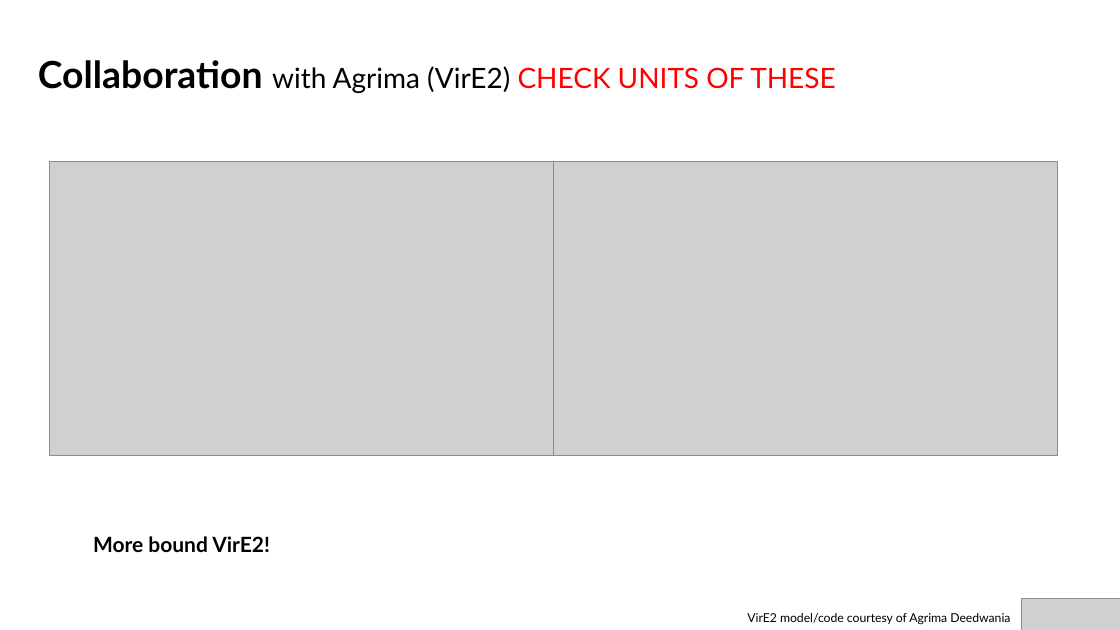
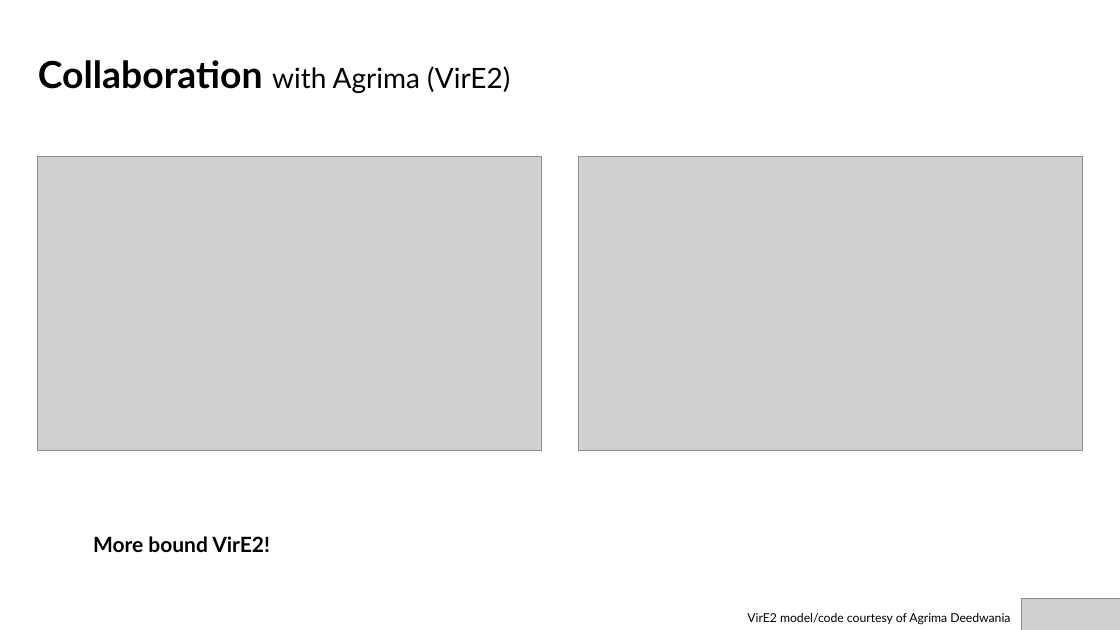
Before and after one commit to AnkitaRoychoudhury/ug_murray, a slide deck: slide 11 of miscellaneous/presentations/20200715_syncell_mtg.pptx (slide 13 before the commit). Drawn at 1120x630 pixels with LibreOffice and Linux fonts; fonts in the diff are those of the drawing; grey boxes stand for pictures. Boxes give left, top, right and bottom in pixels: in the first picture for what was removed or moved away, otherwise in the second. Text is boxed around its words. In the diff, an @@ line names an element or a change of style, - is before the commit and + after.

```diff
--- a/miscellaneous/presentations/20200715_syncell_mtg.pptx
+++ b/miscellaneous/presentations/20200715_syncell_mtg.pptx
@@ title at (38, 60, 510, 93): text changed @@
-Collaboration with Agrima (VirE2) CHECK UNITS OF THESE
+Collaboration with Agrima (VirE2)
@@ picture: place and size @@
-picture at (50, 161, 554, 455)
+picture at (37, 156, 541, 450)
@@ picture: place and size @@
-picture at (554, 161, 1058, 455)
+picture at (579, 156, 1083, 450)
```
Also in this commit, not shown: 4 other slides changed, 1 slide added, 2 slides removed, 11 other files.
